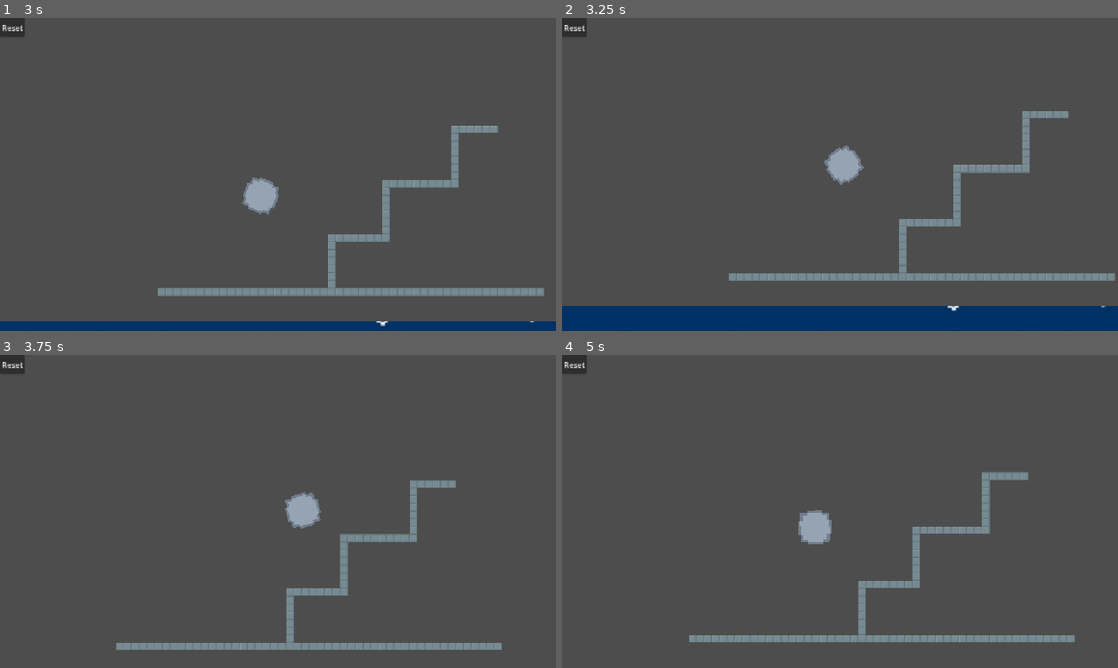
Above: before the commit, frames 1-4 (two rows, left to right).
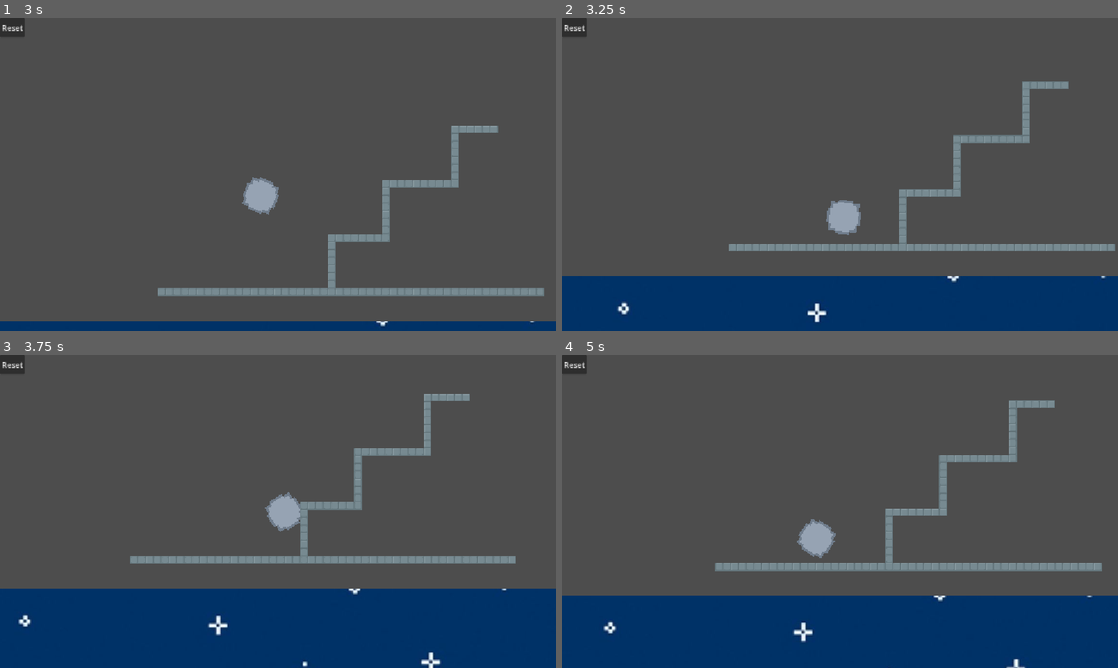
Above: after the commit, the same moments.

Repository: Captsaiz/haven-project
Game: Godot game, scene res://scenes/main.tscn
Two runs of this game, one before a commit and one after it. Both use one fixed random seed, a clock stepped at 60 frames per second and the inputs below.
Inputs:
- Up to frame 1 (3 s): tap Enter (ui_accept) at 0.5, 1.35, 1.52, 1.82, 2.85 s; hold Enter (ui_accept) 0.53-1.28 s; hold Right (ui_right) 0.53-2.03 s; hold Left (ui_left) 2.03-2.78 s; hold Enter (ui_accept) 2.03-2.78 s; hold Right (ui_right) from 2.78 s (still down)
- Up to frame 2 (3.25 s): keep holding Right (ui_right); tap Enter (ui_accept) at 3.02 s
- Up to frame 3 (3.75 s): keep holding Right (ui_right); tap Enter (ui_accept) at 3.32 s; hold Enter (ui_accept) from 3.53 s (still down)
- Up to frame 4 (5 s): release Right (ui_right) at 4.28 s; release Enter (ui_accept) at 4.28 s; hold Left (ui_left) from 4.28 s (still down); tap Enter (ui_accept) at 4.35, 4.52, 4.82 s

Frame 1 is identical in both runs. In frame 2, 15% of the frame differs, in the area x 0-100%, y 20-98%; in frame 3, 30%, in the area x 0-100%, y 12-100%; in frame 4, 28%.

Commit message:
fixed floating jump bug

Diff:
--- a/scripts/the_ball.gd
+++ b/scripts/the_ball.gd
@@ -56,7 +56,7 @@
 
 	# Jump if on the floor OR within a tiny Sabove PLATFORM_Y while falling
 	var near_platform := (PLATFORM_Y - global_position.y) < 45 and velocity.y >= 0 # Avoid jump being fully unavailable
-	if Input.is_action_pressed("ui_accept") and (is_on_floor() or near_platform):
+	if Input.is_action_pressed("ui_accept") and (is_on_floor() or near_platform) and floor_ray.is_colliding():
 		SPIN_INERTIA = remap(velocity.x, -MAX_SPEED, MAX_SPEED, -5, 5)
 		jump()
 
